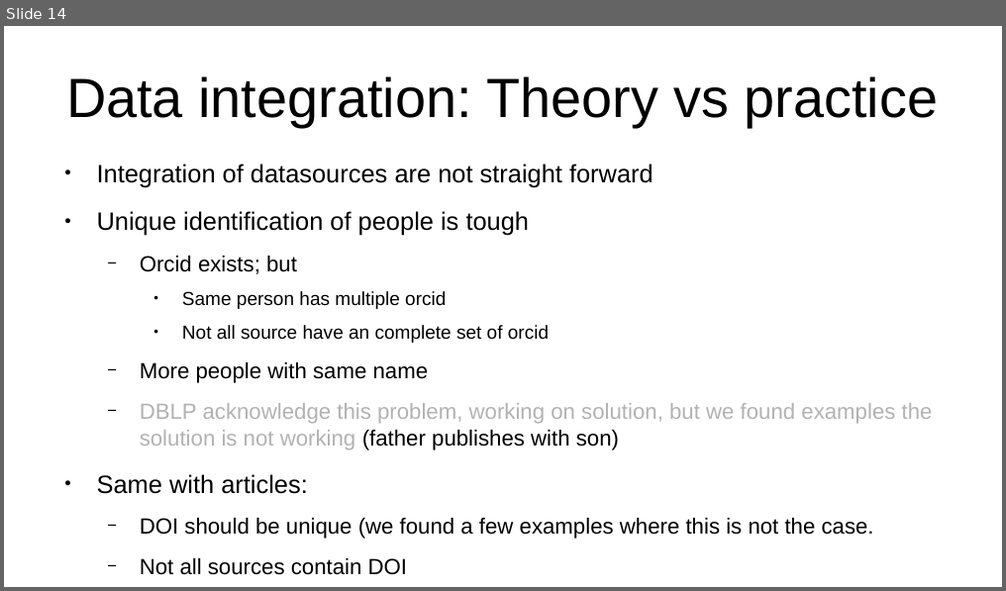
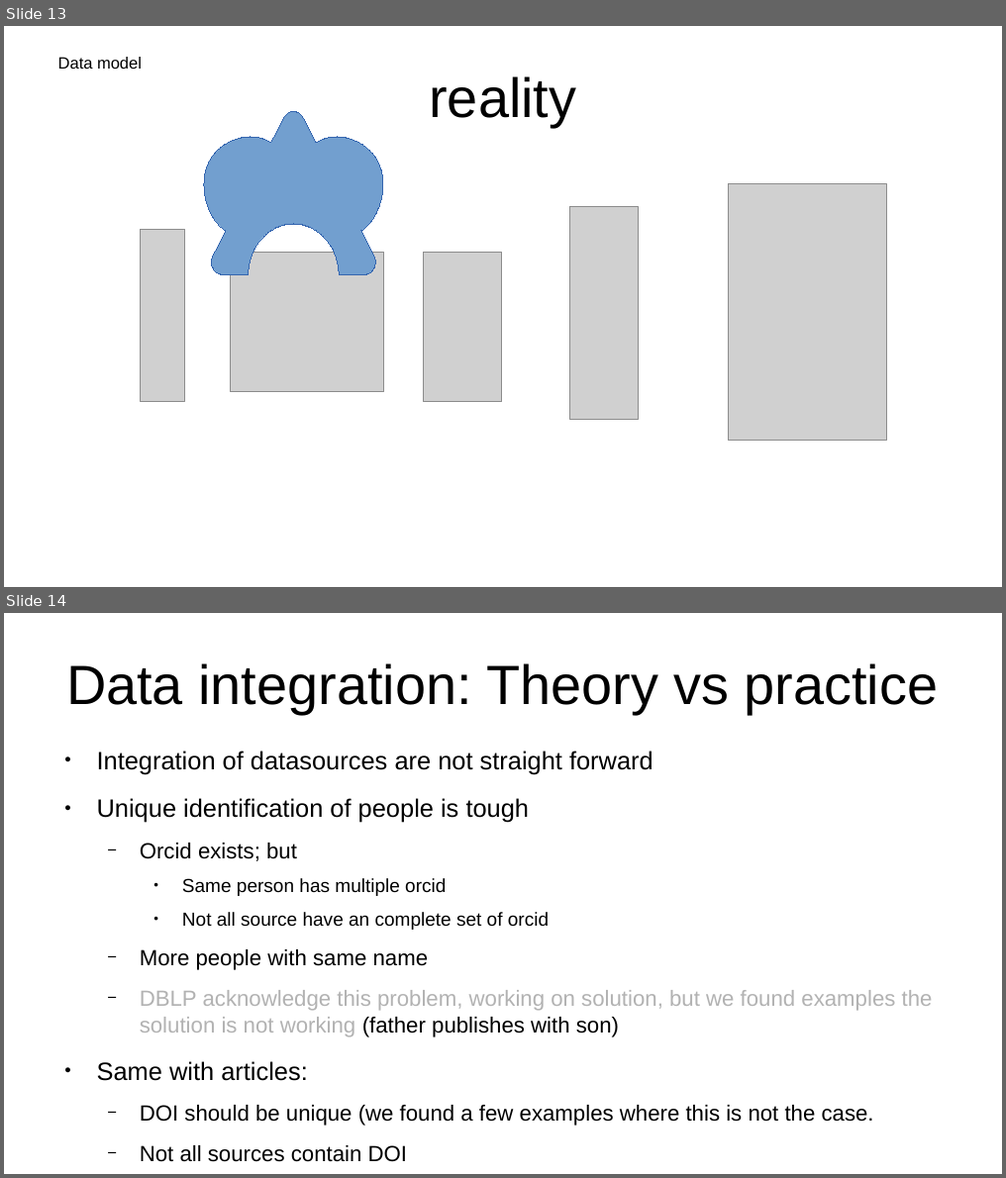
Before and after one commit to XibrenX/MasterThesis, a slide deck: slides/presentatie.odp. Shown one above the other, each under a label of ours: slide 14 before the commit, slides 13 and 14 after it. The pictures are 1006x591 and 1006x1178 pixels, drawn with LibreOffice and Linux fonts; fonts in the diff are those of the drawing; grey boxes stand for pictures. Boxes give left, top, right and bottom in pixels: in the first picture for what was removed or moved away, otherwise in the second. Text is boxed around its words. In the diff, an @@ line names an element or a change of style, - is before the commit and + after.

```diff
--- a/slides/presentatie.odp
+++ b/slides/presentatie.odp
@@ slide 13 added at [4, 26, 1002, 587], background #FFFFFF @@
@@ text added at [58, 57, 142, 69], 13 pt, text #000000 @@
+Data model
@@ freeform shape added at [203, 72, 384, 275], fill #729FCF, outline #3465AF 0 pt @@
@@ title added at [429, 76, 576, 127], 44 pt, text #000000 @@
+reality
@@ picture added at [729, 184, 887, 441] @@
@@ picture added at [140, 230, 185, 402] @@
@@ picture added at [570, 207, 638, 419] @@
@@ picture added at [231, 253, 384, 392] @@
@@ picture added at [424, 253, 502, 403] @@
```
Also in this commit, not shown: 7 slides changed, 9 other slides added, 1 slide removed, 12 other files.
